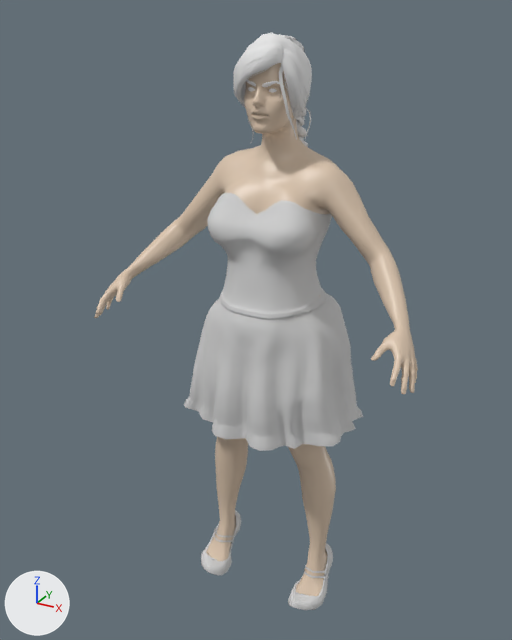
The FBX model Assets/Models/Humans/Shauna/ShaunaBlender.fbx: old version first, new version second.
Both versions are drawn from a 50 mm camera at (2.36, -4.5, 4.75) aimed at (-0.14, 0.04, 2.47). Every picture has the same lights, and +X, +Y and +Z are marked at lower left. The older version comes first. Where no turn or scale is listed for an object, it has been applied to the vertices. Vertices at exactly the same position are counted once.

Names of what the first picture shows: 'Shauna.Dress_Bodice_Ruffle_Skirt', 'Shauna.body', 'Shauna.high_heels_Library', 'Shauna.unkempt_mhbraidfr' and 2 more.
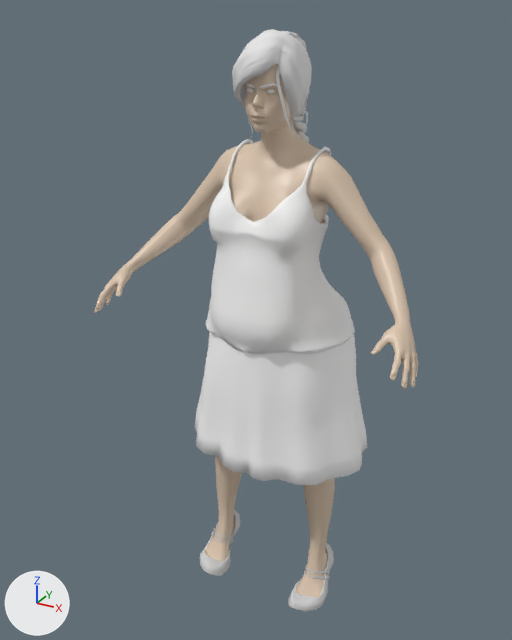
The newer file is also rescaled (x0.36), turned or shifted as a whole; pictures and numbers use the older file's frame.

What differs and where, as boxes (x1, y1, x2, y2) in the pictures (512 x 640 px; the box of a moved part takes in the faces that stretch with it):
'Shauna.Dress_Bodice_Ruffle_Skirt', deleted
    before: (184, 193, 363, 451)
'Shauna.body', reshaped
    before: (94, 63, 418, 596)
    after: (94, 64, 418, 597)
'Shauna A.mariaskirt', added
    after: (194, 332, 367, 485)
'Shauna A.VNeckTop', added
    after: (206, 139, 355, 354)
'Shauna.unkempt_mhbraidfr', reshaped
    before: (233, 33, 312, 147)
    after: (232, 29, 312, 143)
part 1 of me_shauna_unkempt_mhbraidfrmesh_001, moved or reshaped
    before: (279, 63, 297, 140)
    after: (276, 64, 294, 139)
part 2 of me_shauna_unkempt_mhbraidfrmesh_001, moved or reshaped
    before: (233, 33, 311, 147)
    after: (232, 29, 311, 143)

The change, as a diff of the scene's bpy script:
```diff
--- a/Assets/Models/Humans/Shauna/ShaunaBlender.fbx.py
+++ b/Assets/Models/Humans/Shauna/ShaunaBlender.fbx.py
@@ mat_shauna_a_vnecktop_001 @@
+mat_shauna_a_vnecktop_001 = bpy.data.materials.new('Shauna A.VNeckTop.001')
+mat_shauna_a_vnecktop_001.use_nodes = True; mat_shauna_a_vnecktop_001.node_tree.nodes.clear()
+_N = mat_shauna_a_vnecktop_001.node_tree.nodes; _L = mat_shauna_a_vnecktop_001.node_tree.links
+n0 = _N.new('ShaderNodeBsdfPrincipled'); n0.name = 'Principled BSDF'
+n0.inputs[0].default_value = (1.0, 1.0, 1.0, 1.0)  # 'Base Color', white #ffffff
+n0.inputs[2].default_value = 0.7  # 'Roughness'
+n1 = _N.new('ShaderNodeOutputMaterial'); n1.name = 'Material Output'
+n2 = _N.new('ShaderNodeTexImage'); n2.name = 'Image Texture'
+n2.image = img_vnecktop_png
+_L.new(n2.outputs[0], n0.inputs[4])  # 'Color' to 'Alpha'
+_L.new(n0.outputs[0], n1.inputs[0])  # 'BSDF' to 'Surface'
@@ me_shauna_bodymesh_001 @@
-me_shauna_bodymesh_001.from_pydata(...)  # 13380 vertices, 13378 faces; spans x -1.32..1.32, y -0.62..0.55, z 0.0..4.54
+me_shauna_bodymesh_001.from_pydata(...)  # 13380 vertices, 13378 faces; spans x -1.32..1.32, y -0.62..0.51, z 0.0..4.56
+# me_shauna_bodymesh_001 part 3: 13276 of 13380 vertices moved; they spanned x -1.32..1.32, y -0.62..0.55, z 0.0..4.54 and now span x -1.32..1.32, y -0.62..0.51, z 0.0..4.56; mean shift (0.0, -0.01, 0.02); largest move (0.31, 0.42, 2.03) -> (0.31, 0.35, 2.19)
 me_shauna_bodymesh_001.materials.append(mat_shauna_body)
@@ me_shauna_unkempt_mhbraidfrmesh_001 @@
-me_shauna_unkempt_mhbraidfrmesh_001.from_pydata(...)  # 6506 vertices, 4100 faces; spans x -0.26..0.25, y -0.23..0.5, z 3.09..4.6
+me_shauna_unkempt_mhbraidfrmesh_001.from_pydata(...)  # 6506 vertices, 4100 faces; spans x -0.25..0.23, y -0.27..0.51, z 3.13..4.62
+# me_shauna_unkempt_mhbraidfrmesh_001 part 1: the loose piece of 18 vertices spanning x 0.13..0.21, y -0.14..-0.01, z 3.92..4.43 is multiplied about its middle by the matrix ((0.981, 0.026, 0.019), (-0.025, 0.981, -0.045), (-0.02, 0.044, 0.981)), then moved by (-0.01, -0.01, 0.0)
+# me_shauna_unkempt_mhbraidfrmesh_001 part 2: 5707 of 6506 vertices moved; they spanned x -0.26..0.25, y -0.23..0.5, z 3.09..4.6 and now span x -0.25..0.23, y -0.27..0.51, z 3.13..4.62; mean shift (0.0, 0.02, 0.02); largest move (0.0, 0.23, 4.54) -> (0.0, 0.3, 4.55)
+# other edits to the shape of me_shauna_unkempt_mhbraidfrmesh_001 do not show in these pictures
 me_shauna_unkempt_mhbraidfrmesh_001.materials.append(mat_shauna_unkempt_mhbraidfr)
@@ ob_shauna_dress_bodice_ruffle_skirt @@
-ob_shauna_dress_bodice_ruffle_skirt = bpy.data.objects.new('Shauna.Dress_Bodice_Ruffle_Skirt', me_shauna_dress_bodice_ruffle_skirtmesh_001)
@@ ob_shauna_a_vnecktop @@
+ob_shauna_a_vnecktop = bpy.data.objects.new('Shauna A.VNeckTop', me_shauna_a_vnecktopmesh_003)  # 1081 vertices, 998 faces; spans x -0.606..0.606, y -0.421..0.662, z 2.425..3.883
+ob_shauna_a_vnecktop.location = (0.0, -0.018, -0.039)
@@ ob_shauna_a_mariaskirt @@
+ob_shauna_a_mariaskirt = bpy.data.objects.new('Shauna A.mariaskirt', me_shauna_a_mariaskirtmesh_007)  # 378 vertices, 336 faces; spans x -0.76..0.79, y -0.4..0.69, z 1.35..2.52; in mat_shauna_a_mariaskirt_002 (white #ffffff)
+ob_shauna_a_mariaskirt.location = (0.0, -0.018, -0.039)
```
